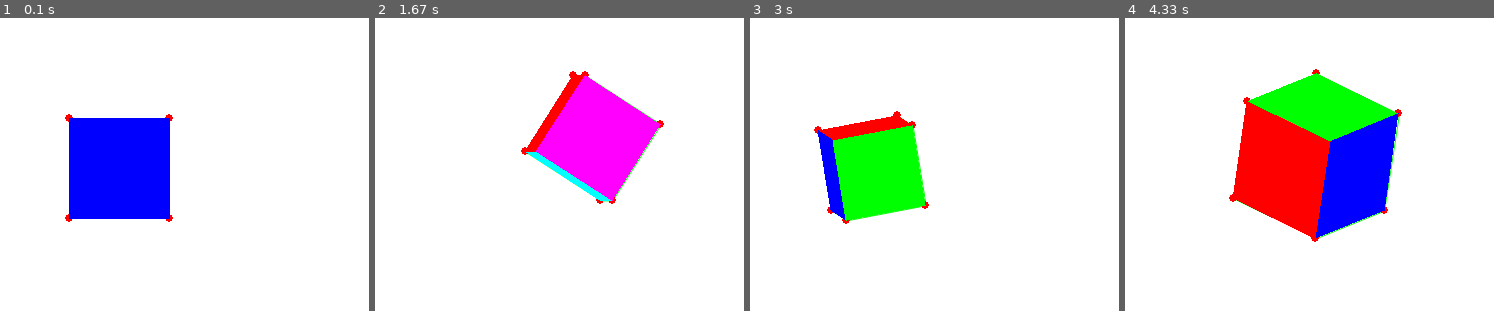
Above: before the commit, frames 1-4 (left to right).
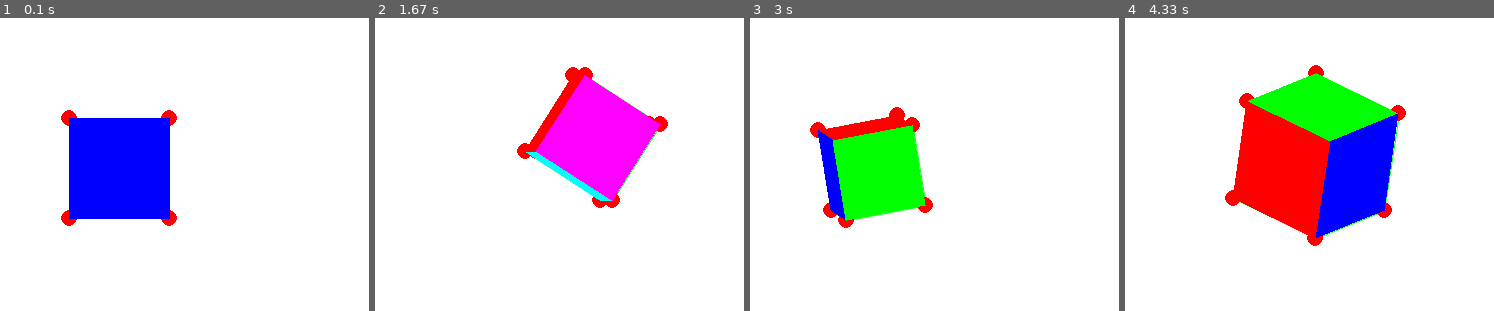
Above: after the commit, the same moments.

Repository: wtaylor17/pygame_3d
Game: pygame game, started from 3d/cube_complete_frame_demo.py
Two runs of this game, one before a commit and one after it. Both use one fixed random seed, a clock stepped at 60 frames per second and the inputs below.
Inputs:
- Up to frame 1 (0.1 s): no input
- Up to frame 2 (1.67 s): hold Right 0.33-0.8 s; hold Up 0.83-1.13 s; hold W 0.83-1.13 s; tap - at 0.98 s; hold Right 1.17-1.63 s; hold D 1.17-1.63 s; tap = at 1.32 s
- Up to frame 3 (3 s): hold Left 1.67-2.2 s; hold A 1.67-2.2 s; tap E at 1.82 s; hold Down 2.23-2.53 s; hold S 2.23-2.53 s; tap - at 2.38 s; hold Left 2.57-2.97 s; hold A 2.57-2.97 s; tap = at 2.72 s
- Up to frame 4 (4.33 s): hold Up 3-3.37 s; hold W 3-3.37 s; tap E at 3.15 s; hold Right 3.4-4.03 s; hold D 3.4-4.03 s; tap - at 3.55 s; hold Down from 4.07 s (still down); hold S from 4.07 s (still down); tap = at 4.22 s

The runs differ from the first frame. In frame 1, 0.4% of the frame differs, in the area x 16-48%, y 31-71%; in frame 2, 0.5%; in frame 3, 0.5%, in the area x 16-50%, y 30-72%; in frame 4, 0.5%.

Commit message:
updated demo examples

Diff:
--- /dev/null
+++ b/3d/cylinder_poly_demo.py
@@ -0,0 +1,15 @@
+from pygame_3d import renderables, viewer
+
+front_face = renderables.build_circular_face(renderables.Vertex(250, 250, 100), 50)
+back_face = [renderables.Vertex(v.x, v.y, v.z + 100) for v in front_face]
+cylinder = renderables.WireFrame()
+cylinder.add_vertices(front_face)
+cylinder.add_vertices(back_face)
+for i in range(len(back_face) - 1):
+    if i > 0:
+        cylinder.add_cycle((0, 255, 0), [i, 0, i + 1])
+        cylinder.add_cycle((255, 255, 0), [i + len(back_face), len(back_face), i + len(back_face) + 1])
+        cylinder.add_cycle((255, 0, 0), [i, i + len(back_face), i + len(back_face) + 1, i + 1])
+my_viewer = viewer.WireFrameViewer(500, 500)
+my_viewer.add_body(cylinder)
+my_viewer.run()
--- a/3d/pygame_3d/renderables.py
+++ b/3d/pygame_3d/renderables.py
@@ -29,18 +29,23 @@
         self.display_vertices = display_vertices
         self.display_edges = display_edges
         self.display_polygons = True
+        self.display_nested = True
 
     # add a vertex to the WireFrame
     def add_vertex(self, vertex):
         self.vertices.append(vertex)
 
+    # add a list of vertices to the WireFrame
+    def add_vertices(self, vertex_list):
+        self.vertices.extend(vertex_list)
+
     # add a cycle (rigid side) to the WireFrame
     def add_cycle(self, color, cycle):
         self.cycles.append(Cycle(color, cycle))
 
-    # add a list of vertices to the WireFrame
-    def add_vertices(self, vertex_list):
-        self.vertices.extend(vertex_list)
+    # add a list of cycles to the WireFrame
+    def add_cycles(self, cycles):
+        self.cycles.extend(cycles)
 
     # add a list of neighbor vertices to the vertex at the specified index
     def add_neighbors(self, i, vertex_list):
@@ -106,6 +111,7 @@
                     vertex.y = center[1] + r*math.sin(theta)
 
 
+# returns a WireFrame modelling a cube, with visible frame (neighbors)
 def build_cube_complete_frame(location, side_length):
     cube = WireFrame()
     # create vertices
@@ -133,6 +139,7 @@
     return cube
 
 
+# returns a WireFrame modelling a cube with only cycles(sides)
 def build_cube_poly(location, side_length):
     cube = WireFrame(display_edges=False, display_vertices=False)
     # create vertices
@@ -152,6 +159,7 @@
     return cube
 
 
+# returns a WireFrame modelling a pyramid, with visible frame (neighbors)
 def build_pyramid_complete_frame(location, base, height):
     pyramid = WireFrame()
     top = Vertex(location.x + base / 2, location.y, location.z + base/2)
@@ -179,6 +187,7 @@
     return pyramid
 
 
+# returns a WireFrame modelling a pyramid with only cycles(sides)
 def build_pyramid_poly(location, base, height):
     pyramid = WireFrame()
     top = Vertex(location.x + base / 2, location.y, location.z + base / 2)
@@ -201,3 +210,16 @@
     pyramid.add_cycle((0, 255, 0), [0, 2, 4])
     pyramid.add_cycle((0, 0, 255), [0, 4, 3])
     return pyramid
+
+
+# returns a list of vertices modelling a 2D circle
+def build_circular_face(center, radius):
+    i = 0
+    z = center.z
+    circle_vertices = list()
+    circle_vertices.append(center)
+    while i <= 2 * math.pi + 0.1:
+        # create face of circle
+        circle_vertices.append(Vertex(center.x + radius * math.cos(i), center.y + radius * math.sin(i), z))
+        i += 0.1
+    return circle_vertices
--- a/3d/pygame_3d/viewer.py
+++ b/3d/pygame_3d/viewer.py
@@ -29,7 +29,7 @@
                                        (vertex.x, vertex.y),
                                        (neighbor.x, neighbor.y))
             if frame.display_vertices:
-                pygame.draw.circle(self.screen, self.vertex_color, (int(vertex.x), int(vertex.y)), 4)
+                pygame.draw.circle(self.screen, self.vertex_color, (int(vertex.x), int(vertex.y)), 8)
         if frame.display_polygons:
             frame.cycles.sort(key=lambda c: sum([frame.vertices[i].z / len(c.indices) for i in c.indices]))
             for cycle in frame.cycles:
@@ -89,7 +89,6 @@
                 cycle_flag = True
             change_flag = False
             self.screen.fill(self.background)
-
             for body in self.bodies:
                 body.rotate('z', theta, origin)
                 body.rotate('x', phi, origin)
--- a/3d/pyramid_poly_demo.py
+++ /dev/null
@@ -1,6 +0,0 @@
-from pygame_3d import renderables, viewer
-
-pyramid = renderables.build_pyramid_poly(renderables.Vertex(100, 100, 100), 200, 100)
-my_viewer = viewer.WireFrameViewer(600, 450)
-my_viewer.add_body(pyramid)
-my_viewer.run()
